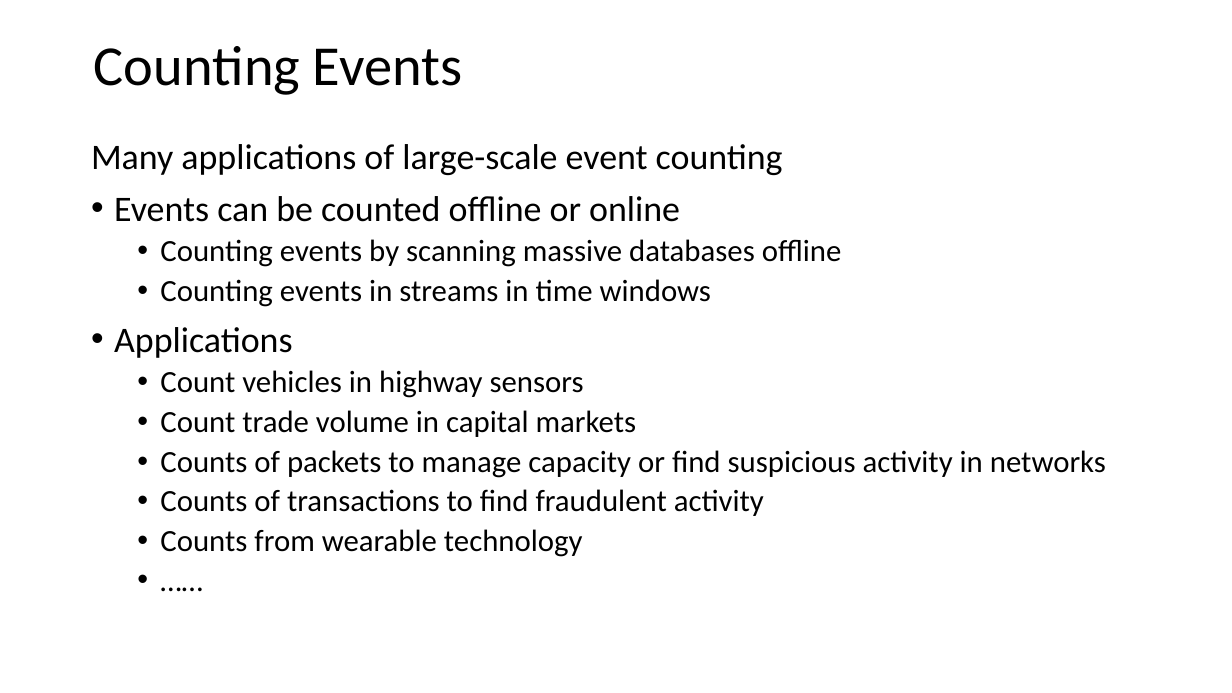
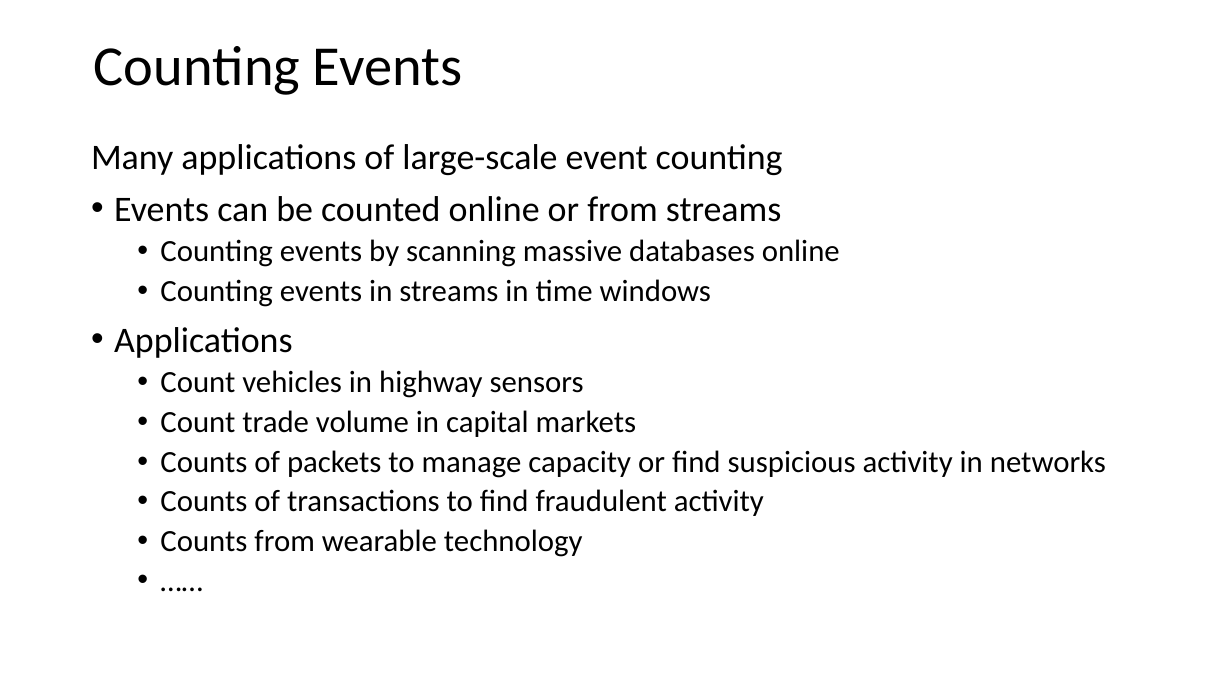
Before and after one commit to jonahneu/CSCI-E-108, a slide deck: slide 66 of slides/3_OnlineAnalytics_Part1.pptx (slide 65 before the commit). Drawn at 1232x693 pixels with LibreOffice and Linux fonts; fonts in the diff are those of the drawing. Boxes give left, top, right and bottom in pixels: in the first picture for what was removed or moved away, otherwise in the second. Text is boxed around its words. In the diff, an @@ line names an element or a change of style, - is before the commit and + after.

```diff
--- a/slides/3_OnlineAnalytics_Part1.pptx
+++ b/slides/3_OnlineAnalytics_Part1.pptx
@@ text at box(114, 196, 840, 267): text changed @@
-• Events can be counted offline or online
-  • Counting events by scanning massive databases offline
+• Events can be counted online or from streams
+  • Counting events by scanning massive databases online
```
Also in this commit, not shown: 7 other slides changed, 1 slide added.
